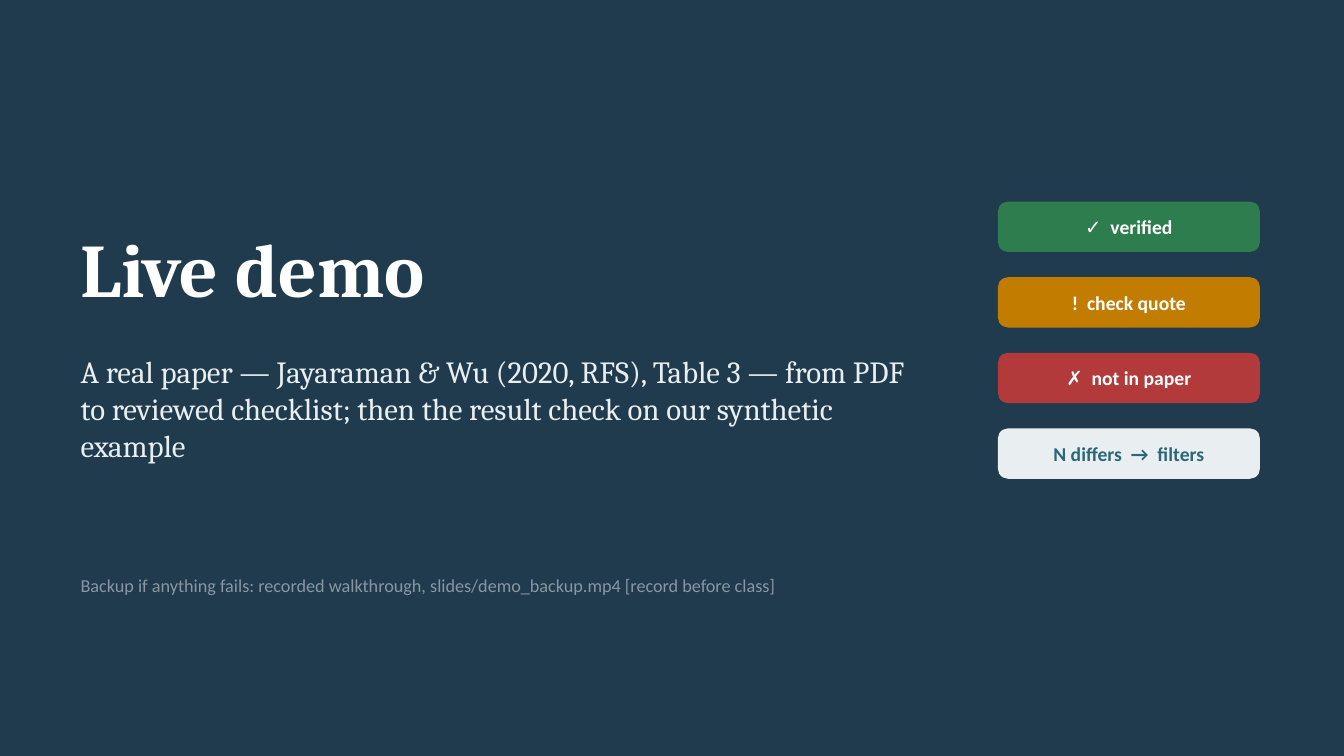
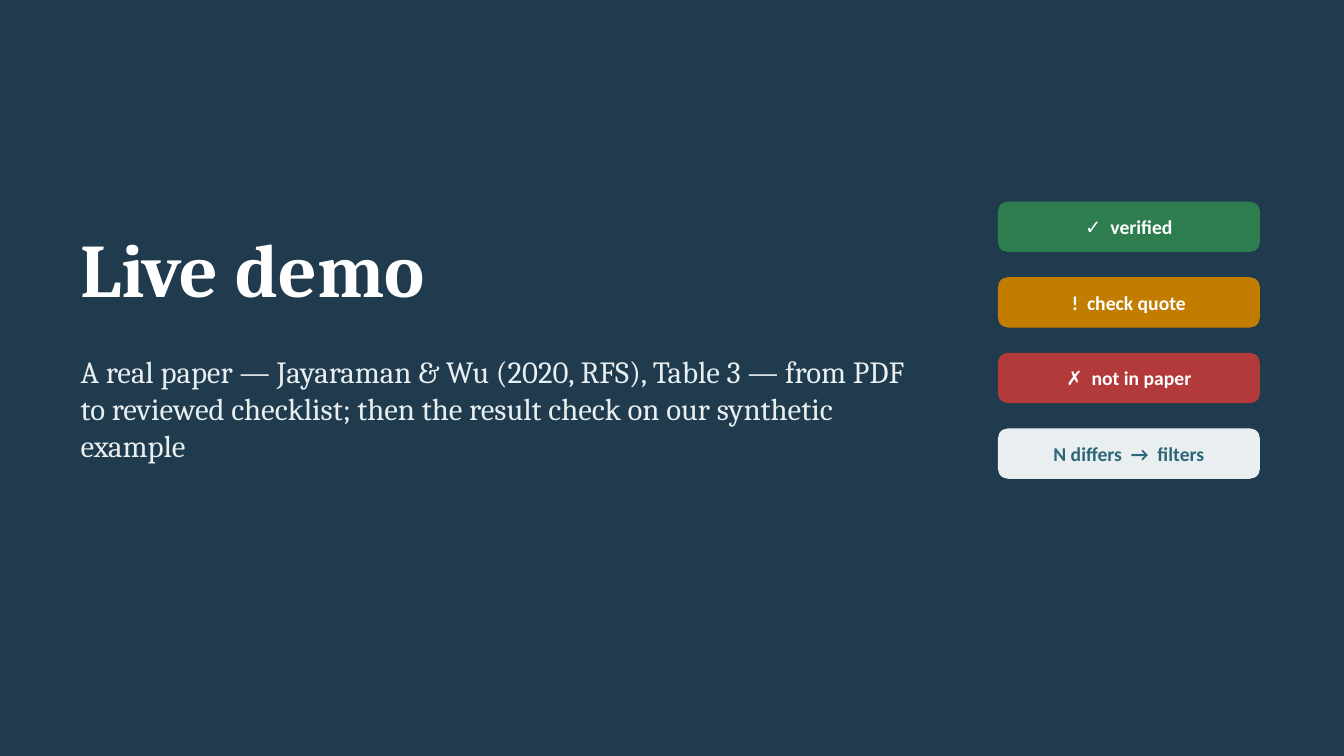
Before and after one commit to ZQ-77777/repcheck, a slide deck: slide 7 of slides/RepCheck_presentation.pptx. Drawn at 1344x756 pixels with LibreOffice and Linux fonts; fonts in the diff are those of the drawing. Boxes give left, top, right and bottom in pixels: in the first picture for what was removed or moved away, otherwise in the second. Text is boxed around its words. In the diff, an @@ line names an element or a change of style, - is before the commit and + after.

```diff
--- a/slides/RepCheck_presentation.pptx
+++ b/slides/RepCheck_presentation.pptx
@@ text removed at (x1=81, y1=579, x2=775, y2=595) @@
-Backup if anything fails: recorded walkthrough, slides/demo_backup.mp4 [record before class]
```
Also in this commit, not shown: 5 other slides changed, 51 other files.
